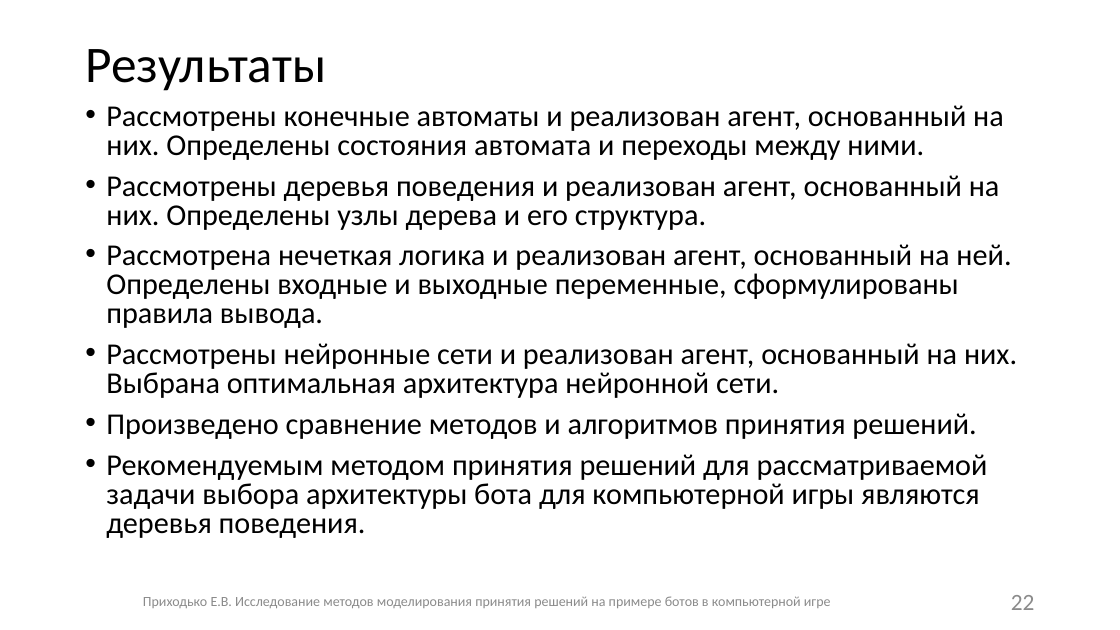
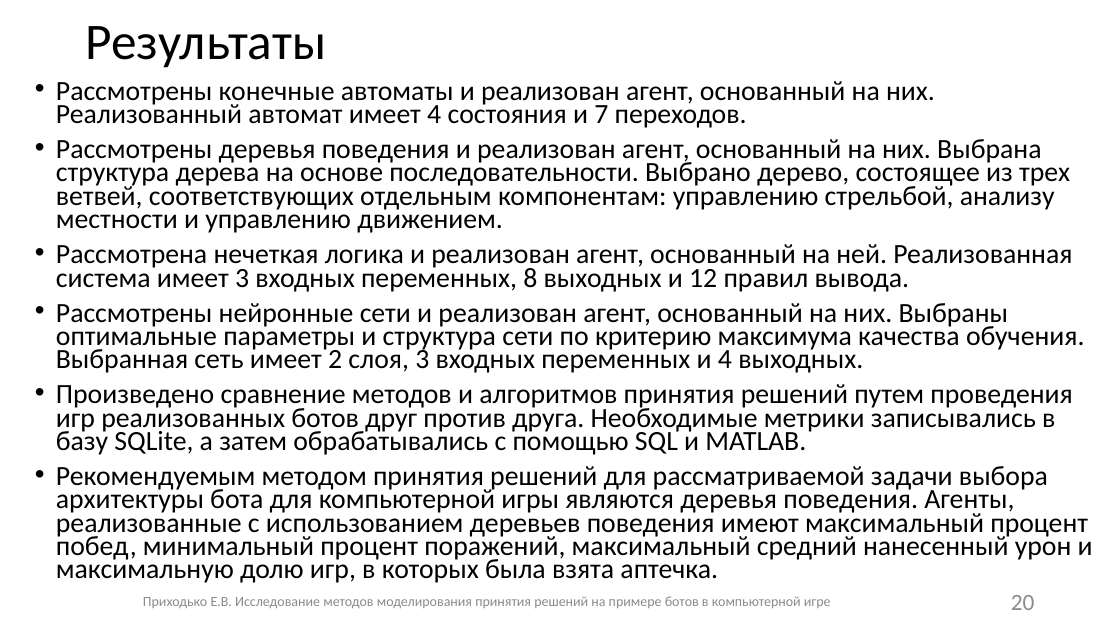
Before and after one commit to Fck-r-sns/Game_AI_thesis, a slide deck: slide 20 of Презентация.pptx (slide 22 before the commit). Drawn at 1120x630 pixels with LibreOffice and Linux fonts; fonts in the diff are those of the drawing. Boxes give left, top, right and bottom in pixels: in the first picture for what was removed or moved away, otherwise in the second. Text is boxed around its words. In the diff, an @@ line names an element or a change of style, - is before the commit and + after.

```diff
--- a/Презентация.pptx
+++ b/Презентация.pptx
@@ title "Результаты": place and size @@
-title "Результаты" at [85, 49, 326, 91]
+title "Результаты" at [85, 26, 326, 68]
@@ text at [56, 81, 1093, 583]: text changed; size 25.9 to 23.8 pt @@
-• Рассмотрены конечные автоматы и реализован агент, основанный на них. Определены состояния автомата и переходы между ними.
-• Рассмотрены деревья поведения и реализован агент, основанный на них. Определены узлы дерева и его структура.
-• Рассмотрена нечеткая логика и реализован агент, основанный на ней. Определены входные и выходные переменные, сформулированы правила вывода.
-• Рассмотрены нейронные сети и реализован агент, основанный на них. Выбрана оптимальная архитектура нейронной сети.
-• Произведено сравнение методов и алгоритмов принятия решений.
-• Рекомендуемым методом принятия решений для рассматриваемой задачи выбора архитектуры бота для компьютерной игры являются деревья поведения.
+• Рассмотрены конечные автоматы и реализован агент, основанный на них. Реализованный автомат имеет 4 состояния и 7 переходов.
+• Рассмотрены деревья поведения и реализован агент, основанный на них. Выбрана структура дерева на основе последовательности. Выбрано дерево, состоящее из трех ветвей, соответствующих отдельным компонентам: управлению стрельбой, анализу местности и управлению движением.
+• Рассмотрена нечеткая логика и реализован агент, основанный на ней. Реализованная система имеет 3 входных переменных, 8 выходных и 12 правил вывода.
+• Рассмотрены нейронные сети и реализован агент, основанный на них. Выбраны оптимальные параметры и структура сети по критерию максимума качества обучения. Выбранная сеть имеет 2 слоя, 3 входных переменных и 4 выходных.
+• Произведено сравнение методов и алгоритмов принятия решений путем проведения игр реализованных ботов друг против друга. Необходимые метрики записывались в базу SQLite, а затем обрабатывались с помощью SQL и MATLAB.
+• Рекомендуемым методом принятия решений для рассматриваемой задачи выбора архитектуры бота для компьютерной игры являются деревья поведения. Агенты, реализованные с использованием деревьев поведения имеют максимальный процент побед, минимальный процент поражений, максимальный средний нанесенный урон и максимальную долю игр, в которых была взята аптечка.
@@ page number at [1011, 595, 1035, 610]: text changed @@
-22
+20
```
Also in this commit, not shown: 15 other slides changed, 1 slide added, 1 slide removed, 2 other files.
